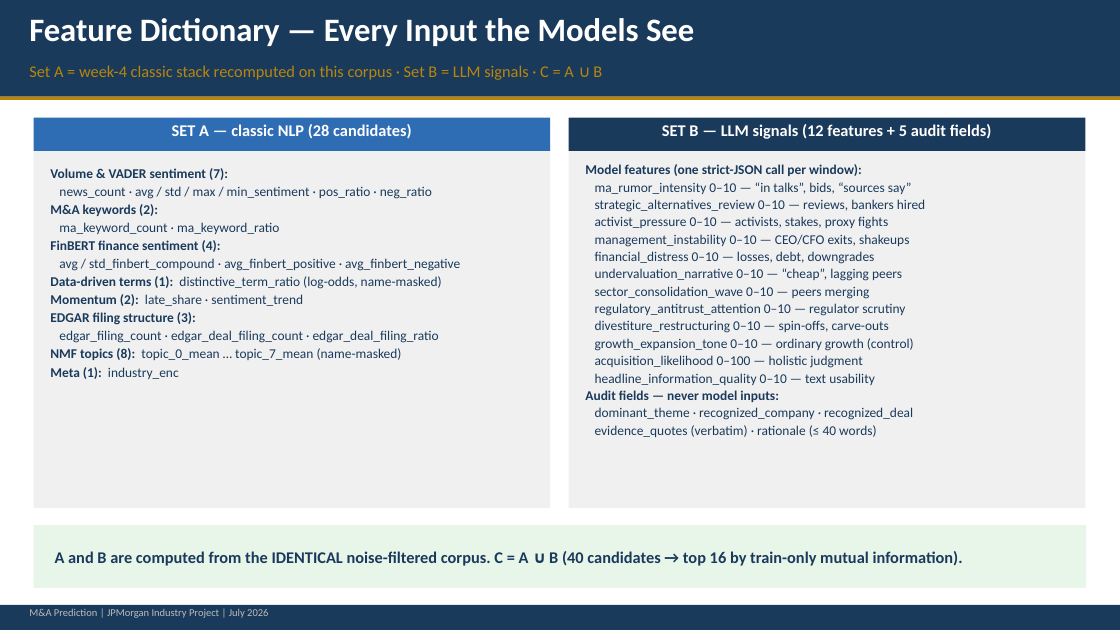
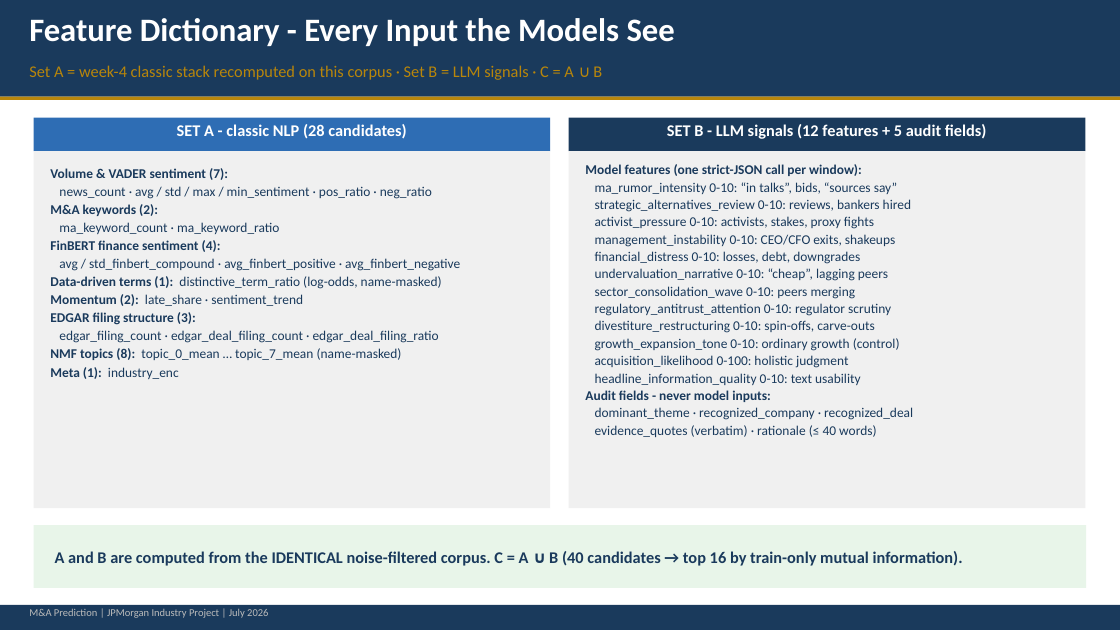
Before and after one commit to cindyfu0312/ucb-jpm-MA-prediction, a slide deck: slide 4 of reports/week6_llm_ma_prediction_presentation.pptx. Drawn at 1120x630 pixels with LibreOffice and Linux fonts; fonts in the diff are those of the drawing. Boxes give left, top, right and bottom in pixels: in the first picture for what was removed or moved away, otherwise in the second. Text is boxed around its words. In the diff, an @@ line names an element or a change of style, - is before the commit and + after.

Commit message:
Deck: cut redundant prompt slide, add interpretation, drop em dashes
- Remove the old 'What the Model Actually Reads' slide (superseded by the
  detailed 'The Exact Call' slide). Deck is now 13 slides.
- Masking & Repeatability: replace the summary table with two per-chart
  interpretation cards explaining what the scatter plots show.
- Verdict slide: drop the pre-registered-criteria table (hard to present)
  and replace it with a plain-English verdict banner; simplify the title.
- Replace all em/en dashes with hyphens across the deck, and sanitize
  stats-derived text at load so notebook output can't reintroduce them.

```diff
--- a/reports/week6_llm_ma_prediction_presentation.pptx
+++ b/reports/week6_llm_ma_prediction_presentation.pptx
@@ text at (29,18,675,46): text changed @@
-Feature Dictionary — Every Input the Models See
+Feature Dictionary - Every Input the Models See
@@ text at (177,124,406,139): text changed @@
-SET A — classic NLP (28 candidates)
+SET A - classic NLP (28 candidates)
@@ text at (667,124,987,139): text changed @@
-SET B — LLM signals (12 features + 5 audit fields)
+SET B - LLM signals (12 features + 5 audit fields)
@@ text at (585,182,911,402): text changed @@
-ma_rumor_intensity 0–10 — “in talks”, bids, “sources say”
-strategic_alternatives_review 0–10 — reviews, bankers hired
-activist_pressure 0–10 — activists, stakes, proxy fights
-management_instability 0–10 — CEO/CFO exits, shakeups
-financial_distress 0–10 — losses, debt, downgrades
-undervaluation_narrative 0–10 — “cheap”, lagging peers
-sector_consolidation_wave 0–10 — peers merging
-regulatory_antitrust_attention 0–10 — regulator scrutiny
-divestiture_restructuring 0–10 — spin-offs, carve-outs
-growth_expansion_tone 0–10 — ordinary growth (control)
-acquisition_likelihood 0–100 — holistic judgment
-headline_information_quality 0–10 — text usability
-Audit fields — never model inputs:
+ma_rumor_intensity 0-10: “in talks”, bids, “sources say”
+strategic_alternatives_review 0-10: reviews, bankers hired
+activist_pressure 0-10: activists, stakes, proxy fights
+management_instability 0-10: CEO/CFO exits, shakeups
+financial_distress 0-10: losses, debt, downgrades
+undervaluation_narrative 0-10: “cheap”, lagging peers
+sector_consolidation_wave 0-10: peers merging
+regulatory_antitrust_attention 0-10: regulator scrutiny
+divestiture_restructuring 0-10: spin-offs, carve-outs
+growth_expansion_tone 0-10: ordinary growth (control)
+acquisition_likelihood 0-100: holistic judgment
+headline_information_quality 0-10: text usability
+Audit fields - never model inputs:
```
Also in this commit, not shown: 10 other slides changed, 1 slide added, 2 slides removed, 1 other file.
